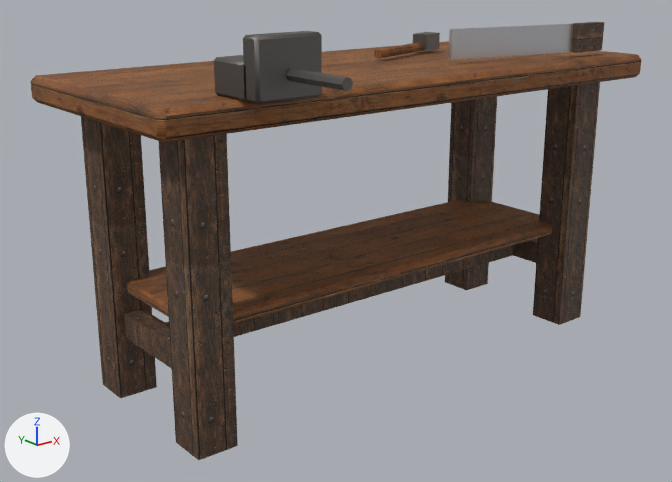
Before and after pictures for a commit that changed the glTF model content/models/treasure/workbench-v01.glb.
Before and after are seen from a 50 mm lens placed at (-2.48, -2.73, 1.69), pointed at (-0.21, 0.1, 0.56). Arrows for +X, +Y and +Z are at lower left; the lights stay in place. The older version comes first. Vertices at exactly the same position are counted once.

The scene before the commit, as lines of its bpy script (objects in view):
```python
mat_iron = principled_material('iron')
mat_iron.base_color = (0.16, 0.15, 0.14)  # grey #6f6c69
mat_iron.metallic = 0.9
mat_iron.roughness = 0.55
mat_silver = principled_material('silver')
mat_silver.base_color = (0.75, 0.75, 0.78)  # white #e1e1e5
mat_silver.metallic = 1.0
mat_silver.roughness = 0.35
me_workbench = bpy.data.meshes.new('workbench')
me_workbench.from_pydata(...)  # 208 vertices, 352 faces; spans x -1.2..1.2, y -0.69..0.69, z 0.0..1.45
# faces by material slot: [116, 96, 128, 12]
me_workbench.materials.append(mat_planks_worn)
me_workbench.materials.append(mat_planks_dark)  # picture img_planks_dark
me_workbench.materials.append(mat_iron)  # grey #6f6c69
me_workbench.materials.append(mat_silver)  # white #e1e1e5
ob_workbench = bpy.data.objects.new('workbench', me_workbench)
ob_workbench.location = (0.0, 0.0, 0.0)
```
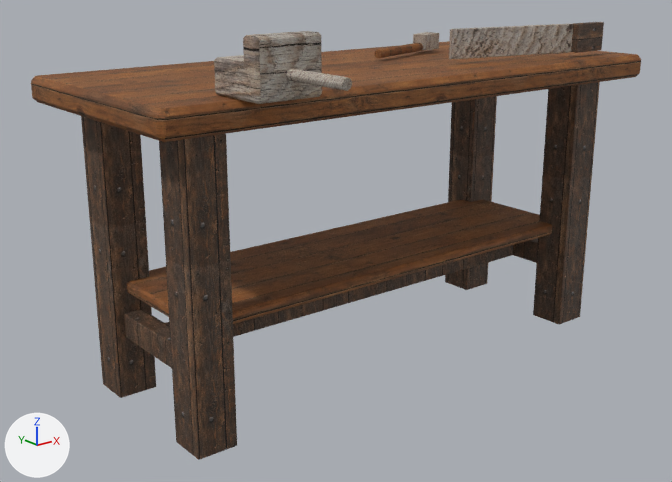
Where the change shows, as pixel boxes (x1, y1, x2, y2) in the pictures (672 x 482 px):
```json
{"object": "workbench", "change": "surface changed, reshaped", "before": [30, 22, 641, 460], "after": [31, 22, 641, 460]}
{"part": 1, "of": "me_workbench", "change": "cut back", "before": [149, 23, 579, 308], "after": [31, 22, 640, 460]}
{"part": 2, "of": "me_workbench", "change": "surface changed", "before": [343, 79, 352, 90], "after": [343, 79, 352, 90]}
```

The change, as JSON lines over the scene's bpy script:
```json
{"op": "add", "block": "img_wt_pine", "code": ["img_wt_pine = load_image('wt-pine', '_unpacked/wt-pine', 784, 784, 'sRGB')"]}
{"op": "remove", "block": "mat_iron", "code": "mat_iron.base_color = (0.16, 0.15, 0.14)  # grey #6f6c69"}
{"op": "set", "path": "mat_iron.metallic", "old": "0.9", "new": "0.0"}
{"op": "add", "block": "mat_iron", "code": "mat_iron.texture = img_wt_pine"}
{"op": "set", "path": "mat_iron.roughness", "old": "0.55", "new": "0.92"}
{"op": "remove", "block": "mat_silver", "code": "mat_silver.base_color = (0.75, 0.75, 0.78)  # white #e1e1e5"}
{"op": "set", "path": "mat_silver.metallic", "old": "1.0", "new": "0.0"}
{"op": "add", "block": "mat_silver", "code": "mat_silver.texture = img_wt_pine"}
{"op": "set", "path": "mat_silver.roughness", "old": "0.35", "new": "0.92"}
{"block": "me_workbench", "where": "# used by ob_workbench; location = (0.0, 0.0, 0.0)"}
{"op": "remove", "block": "me_workbench", "code": "me_workbench.from_pydata(...)  # 208 vertices, 352 faces; spans x -1.2..1.2, y -0.69..0.69, z 0.0..1.45"}
{"op": "add", "block": "me_workbench", "code": "me_workbench.from_pydata(...)  # 2832 vertices, 5600 faces; spans x -1.2..1.2, y -0.69..0.69, z 0.0..1.45"}
{"block": "me_workbench", "change": "me_workbench part 1: 9 vertices moved within x -0.99..-0.68, y -0.41..-0.11, z 0.47..1.44; 8 vertices removed from x 0.25..0.95, y -0.17..0.4, z 1.26..1.39; 2632 vertices added at x -1.2..1.2, y -0.68..0.68, z 0.0..1.45"}
{"block": "me_workbench", "change": "me_workbench part 2: 13 kept faces spanning x -0.82..0.49, y -0.69..0.36, z 1.26..1.35 get new texture (UV) coordinates"}
```
